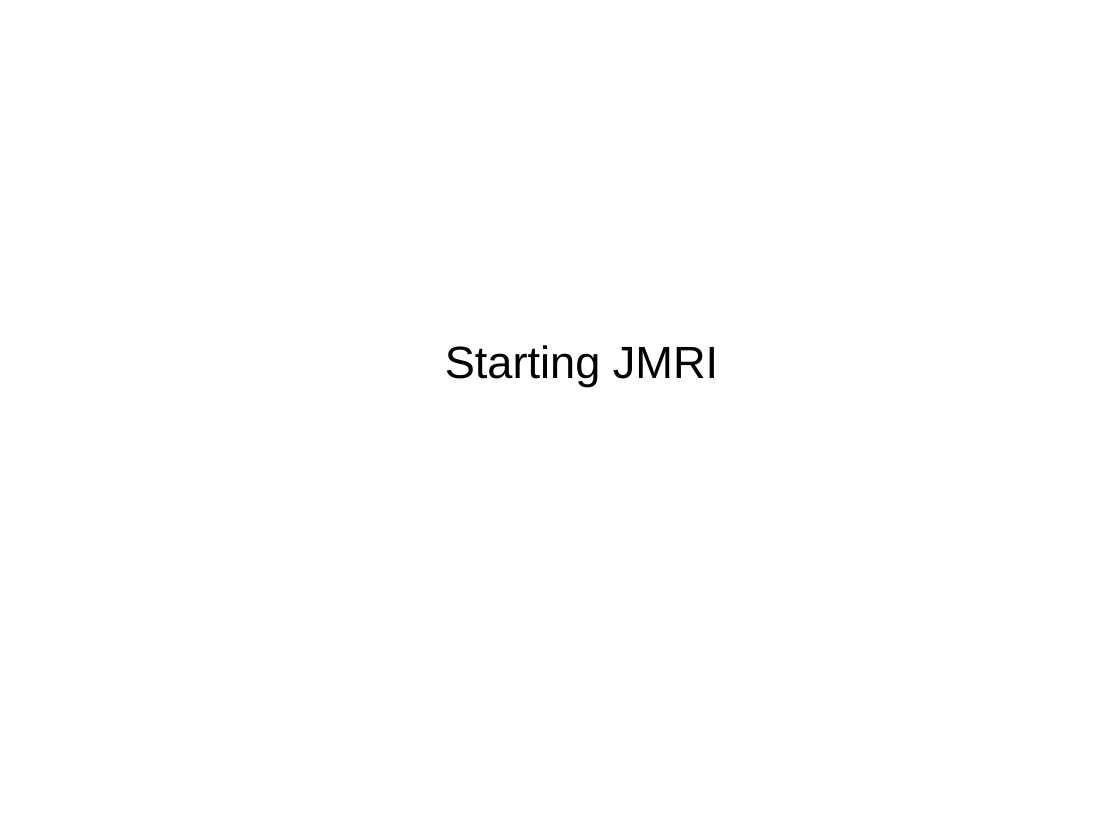
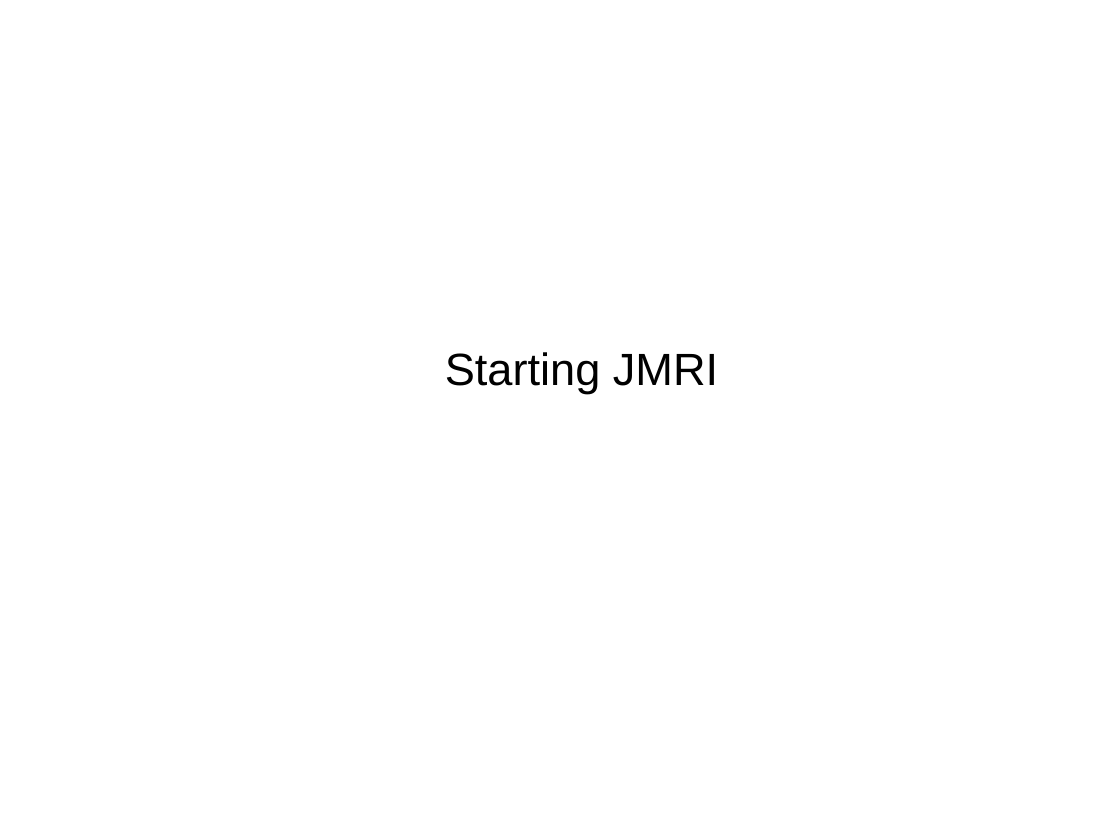
Before and after one commit to McLae/dfwtrainshows, a slide deck: slide 1 of Clinics/Starting with JMRI.ppt. Drawn at 1120x840 pixels with LibreOffice and Linux fonts; fonts in the diff are those of the drawing. Boxes give left, top, right and bottom in pixels: in the first picture for what was removed or moved away, otherwise in the second. Text is boxed around its words. In the diff, an @@ line names an element or a change of style, - is before the commit and + after.

Commit message:
Update Starting with JMRI.ppt
window key + x

```diff
--- a/Clinics/Starting with JMRI.ppt
+++ b/Clinics/Starting with JMRI.ppt
@@ text "Starting JMRI": place and size @@
-text "Starting JMRI" at [445, 345, 718, 386]
+text "Starting JMRI" at [445, 352, 718, 394]
```
Also in this commit, not shown: 1 slide added.
